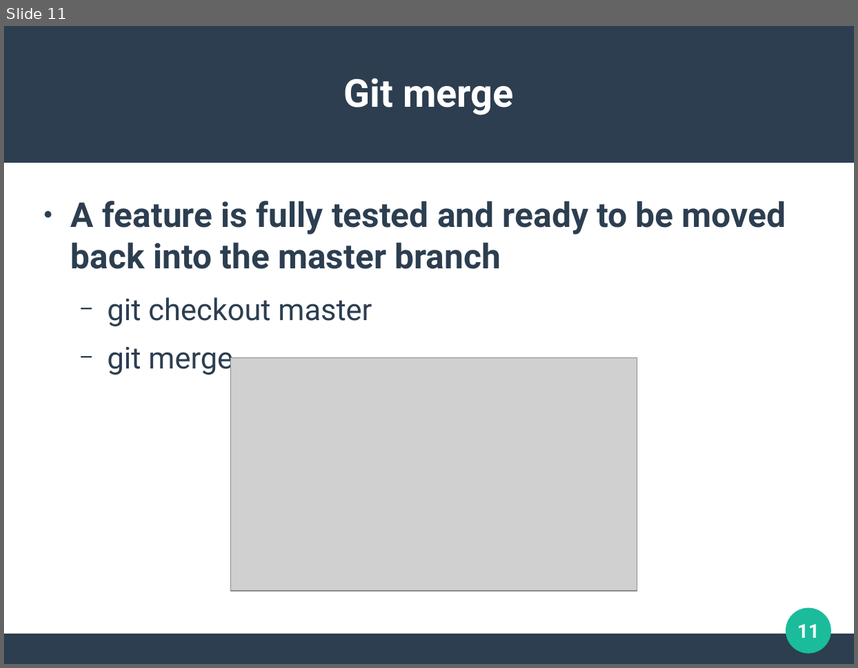
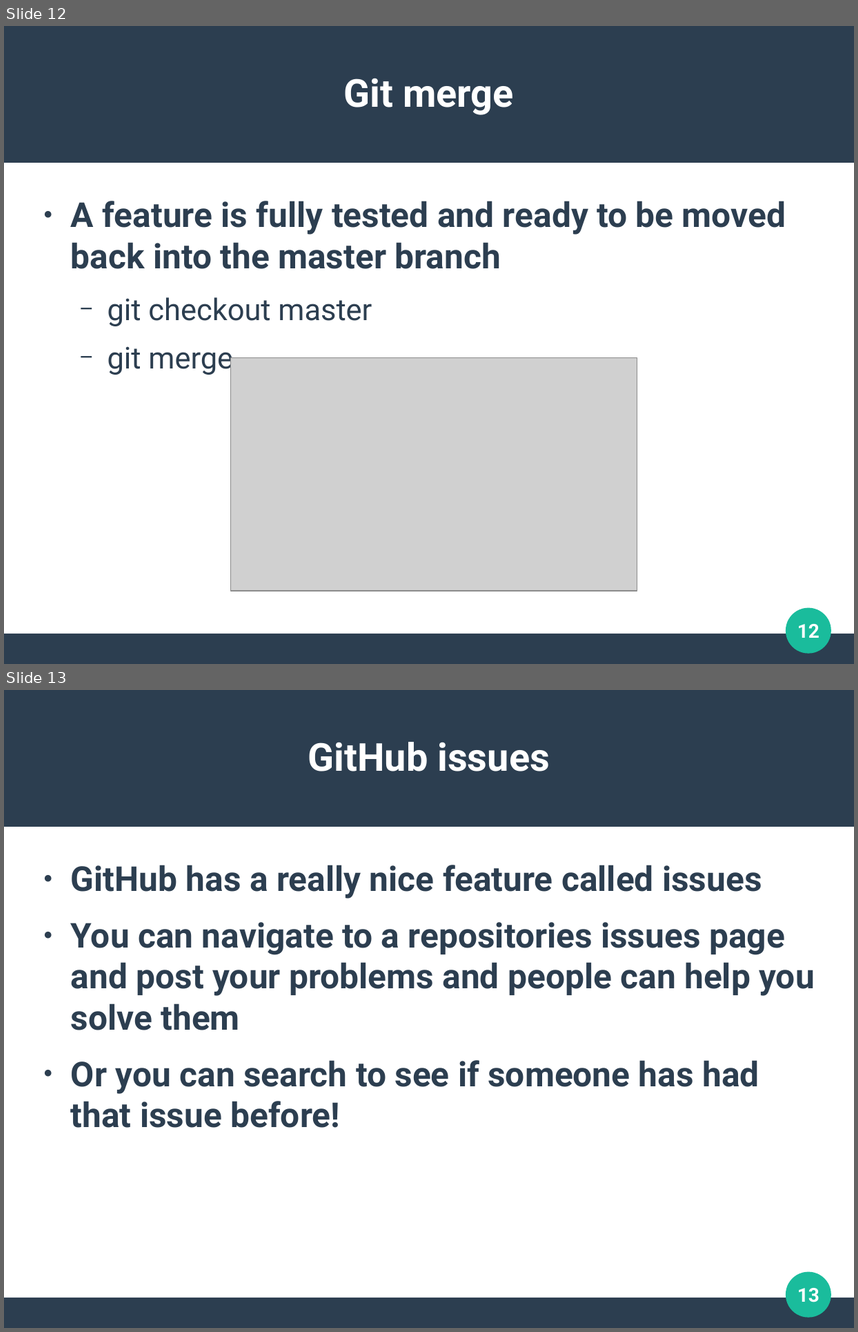
Before and after one commit to demetriushrowland/GithubClinic, a slide deck: Prelim Slides.odp. Shown one above the other, each under a label of ours: slide 11 before the commit, slides 12 and 13 after it. The pictures are 858x668 and 858x1332 pixels, drawn with LibreOffice and Linux fonts; fonts in the diff are those of the drawing; grey boxes stand for pictures. Boxes give left, top, right and bottom in pixels: in the first picture for what was removed or moved away, otherwise in the second. Text is boxed around its words. In the diff, an @@ line names an element or a change of style, - is before the commit and + after.

```diff
--- a/Prelim Slides.odp
+++ b/Prelim Slides.odp
@@ slide 13 added at [4, 690, 854, 1328], background #FFFFFF; not listed: 3 template elements that a slide beside it also shows @@
@@ title added at [308, 742, 549, 771], 36 pt, text #FFFFFF, bold @@
+GitHub issues
@@ text added at [71, 865, 815, 1127], 32 pt, text #2C3E50, bold @@
+● GitHub has a really nice feature called issues
+● You can navigate to a repositories issues page and post your problems and people can help you solve them
+● Or you can search to see if someone has had that issue before!
@@ page number added at [797, 1288, 820, 1302], 18 pt, text #FFFFFF, bold @@
+13
@@ what was slide 11 is now slide 12 @@
@@ page number at [797, 624, 820, 637]: text changed @@
-11
+12
```
Also in this commit, not shown: 2 other slides added, 1 other file.
